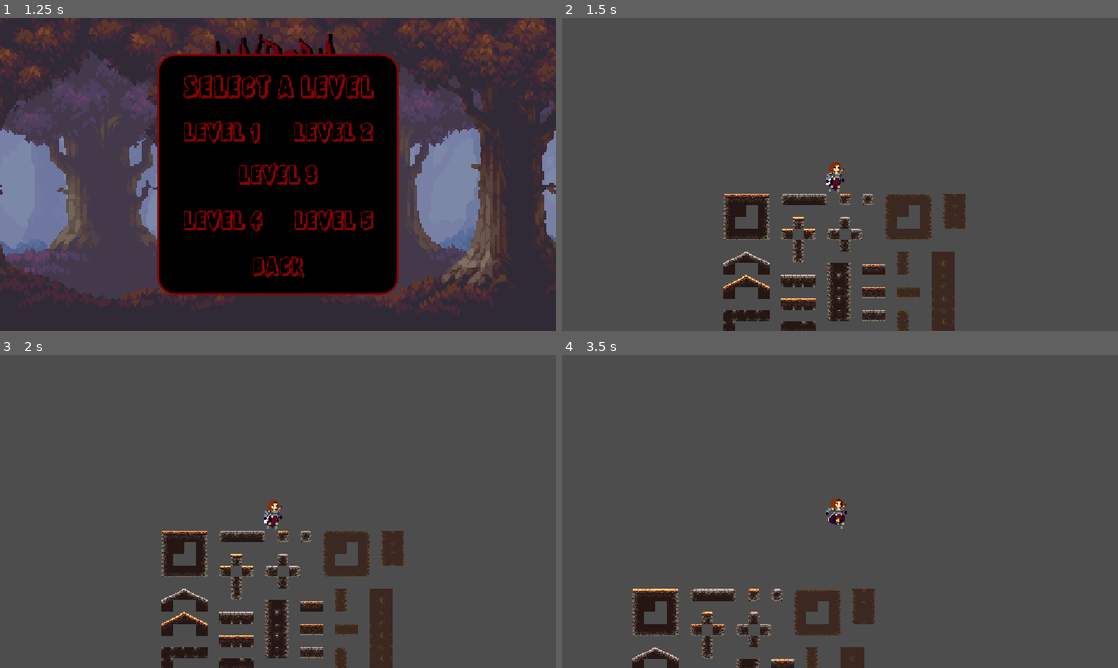
Above: before the commit, frames 1-4 (two rows, left to right).
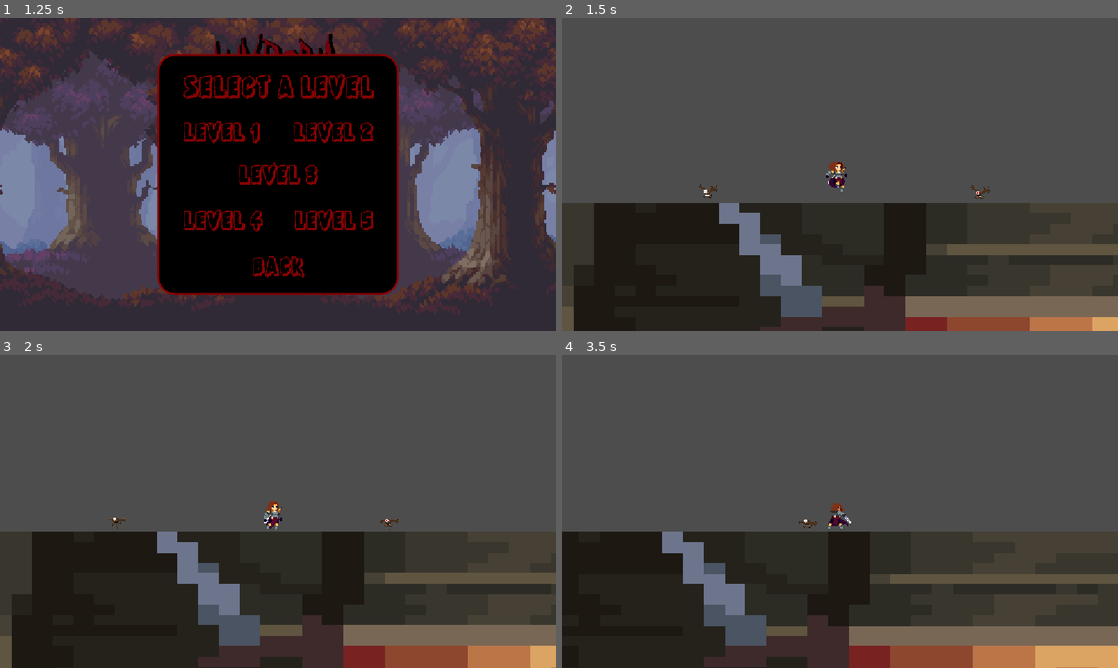
Above: after the commit, the same moments.

Repository: ALI-Yah1a/Jumporia
Game: Godot game, scene res://UI/main_menu.tscn
Same seed, same stepped clock (60 frames per second), same inputs: the game is played once before the commit and once after it.
Inputs:
- Up to frame 1 (1.25 s): click "START GAME" at 0.5 s
- Up to frame 2 (1.5 s): click "LEVEL 1" at 1.25 s
- Up to frame 3 (2 s): no input
- Up to frame 4 (3.5 s): hold Ctrl (attack) 2.03-2.78 s; hold Right (move_right) from 2.03 s (still down); tap Space (jump) at 2.27, 2.3, 2.57, 2.85, 3.02, 3.32 s; tap Ctrl (attack) at 3.05 s

Frame 1 is identical in both runs. In frame 2, 34% of the frame differs, in the area x 0-100%, y 46-100%; in frame 3, 36%; in frame 4, 36%.

Commit message:
finishing the enemy and creating a brova

Diff:
--- /dev/null
+++ b/Enemies/flying_eye.gd
@@ -0,0 +1,47 @@
+extends CharacterBody2D
+class_name Enemy
+
+@onready var animated_sprite_2d: AnimatedSprite2D = $AnimatedSprite2D
+@onready var collision_shape_2d: CollisionShape2D = $CollisionShape2D
+@onready var killzone: Area2D = $Killzone
+@onready var ground_ray: RayCast2D = $GroundRay
+
+
+var speed = 120
+var direction = 1
+var is_alive = true
+
+func _physics_process(delta):
+	if not is_alive:
+		return
+	if is_on_wall():
+		direction *= -1
+	if not ground_ray.is_colliding():
+		direction *= -1
+	velocity.x = speed * direction
+	move_and_slide()
+	if  direction != 0:
+		animated_sprite_2d.play("idle")
+		animated_sprite_2d.flip_h = direction < 0
+func die():
+	if not is_alive:
+		return
+	is_alive = false
+	velocity = Vector2.ZERO
+	animated_sprite_2d.play("death")
+	collision_shape_2d.disabled = true
+	killzone.monitoring = false
+	await get_tree().create_timer(0.5).timeout
+	queue_free()
+
+
+
+
+func _on_killzone_body_entered(body: Node2D) -> void:
+	if not is_alive:
+		return
+	if body.is_in_group("player"):
+		if body.is_attacking:
+			die()
+		else:
+			body.die()
--- /dev/null
+++ b/Enemies/flying_eye.tscn
@@ -0,0 +1,135 @@
+[gd_scene format=3 uid="uid://ck53418q83awx"]
+
+[ext_resource type="Texture2D" uid="uid://ysq2gbi3m3wo" path="res://Assets/monsters/Flying eye/Death.png" id="1_dxwml"]
+[ext_resource type="Script" uid="uid://3kxcou14gnku" path="res://Enemies/flying_eye.gd" id="1_u108g"]
+[ext_resource type="Texture2D" uid="uid://buomfxwhx1lte" path="res://Assets/monsters/Flying eye/Flight.png" id="2_u108g"]
+
+[sub_resource type="AtlasTexture" id="AtlasTexture_jjtvk"]
+atlas = ExtResource("1_dxwml")
+region = Rect2(0, 0, 150, 150)
+
+[sub_resource type="AtlasTexture" id="AtlasTexture_y2008"]
+atlas = ExtResource("1_dxwml")
+region = Rect2(150, 0, 150, 150)
+
+[sub_resource type="AtlasTexture" id="AtlasTexture_g6w8e"]
+atlas = ExtResource("1_dxwml")
+region = Rect2(300, 0, 150, 150)
+
+[sub_resource type="AtlasTexture" id="AtlasTexture_ld2bi"]
+atlas = ExtResource("1_dxwml")
+region = Rect2(450, 0, 150, 150)
+
+[sub_resource type="AtlasTexture" id="AtlasTexture_oenmk"]
+atlas = ExtResource("2_u108g")
+region = Rect2(0, 0, 150, 150)
+
+[sub_resource type="AtlasTexture" id="AtlasTexture_wi5rf"]
+atlas = ExtResource("2_u108g")
+region = Rect2(150, 0, 150, 150)
+
+[sub_resource type="AtlasTexture" id="AtlasTexture_fkfrr"]
+atlas = ExtResource("2_u108g")
+region = Rect2(300, 0, 150, 150)
+
+[sub_resource type="AtlasTexture" id="AtlasTexture_s0sjn"]
+atlas = ExtResource("2_u108g")
+region = Rect2(450, 0, 150, 150)
+
+[sub_resource type="AtlasTexture" id="AtlasTexture_sy5jv"]
+atlas = ExtResource("2_u108g")
+region = Rect2(600, 0, 150, 150)
+
+[sub_resource type="AtlasTexture" id="AtlasTexture_r62f1"]
+atlas = ExtResource("2_u108g")
+region = Rect2(750, 0, 150, 150)
+
+[sub_resource type="AtlasTexture" id="AtlasTexture_bche8"]
+atlas = ExtResource("2_u108g")
+region = Rect2(900, 0, 150, 150)
+
+[sub_resource type="AtlasTexture" id="AtlasTexture_wfibv"]
+atlas = ExtResource("2_u108g")
+region = Rect2(1050, 0, 150, 150)
+
+[sub_resource type="SpriteFrames" id="SpriteFrames_vbxno"]
+animations = [{
+"frames": [{
+"duration": 1.0,
+"texture": SubResource("AtlasTexture_jjtvk")
+}, {
+"duration": 1.0,
+"texture": SubResource("AtlasTexture_y2008")
+}, {
+"duration": 1.0,
+"texture": SubResource("AtlasTexture_g6w8e")
+}, {
+"duration": 1.0,
+"texture": SubResource("AtlasTexture_ld2bi")
+}],
+"loop": false,
+"name": &"death",
+"speed": 4.0
+}, {
+"frames": [{
+"duration": 1.0,
+"texture": SubResource("AtlasTexture_oenmk")
+}, {
+"duration": 1.0,
+"texture": SubResource("AtlasTexture_wi5rf")
+}, {
+"duration": 1.0,
+"texture": SubResource("AtlasTexture_fkfrr")
+}, {
+"duration": 1.0,
+"texture": SubResource("AtlasTexture_s0sjn")
+}, {
+"duration": 1.0,
+"texture": SubResource("AtlasTexture_sy5jv")
+}, {
+"duration": 1.0,
+"texture": SubResource("AtlasTexture_r62f1")
+}, {
+"duration": 1.0,
+"texture": SubResource("AtlasTexture_bche8")
+}, {
+"duration": 1.0,
+"texture": SubResource("AtlasTexture_wfibv")
+}],
+"loop": true,
+"name": &"idle",
+"speed": 10.0
+}]
+
+[sub_resource type="CapsuleShape2D" id="CapsuleShape2D_nd4ol"]
+radius = 13.0
+height = 26.0
+
+[sub_resource type="CircleShape2D" id="CircleShape2D_u108g"]
+radius = 15.0
+
+[node name="FlyingEye" type="CharacterBody2D" unique_id=803823254 groups=["enemies"]]
+collision_layer = 2
+collision_mask = 5
+script = ExtResource("1_u108g")
+
+[node name="AnimatedSprite2D" type="AnimatedSprite2D" parent="." unique_id=1346995025]
+sprite_frames = SubResource("SpriteFrames_vbxno")
+animation = &"idle"
+frame_progress = 0.3347282
+
+[node name="CollisionShape2D" type="CollisionShape2D" parent="." unique_id=1617140831]
+position = Vector2(5, 3)
+shape = SubResource("CapsuleShape2D_nd4ol")
+
+[node name="GroundRay" type="RayCast2D" parent="." unique_id=1634019320]
+position = Vector2(27, 0)
+target_position = Vector2(1, 39)
+
+[node name="Killzone" type="Area2D" parent="." unique_id=945410734]
+
+[node name="CollisionShape2D" type="CollisionShape2D" parent="Killzone" unique_id=1438074436]
+position = Vector2(5, 3)
+shape = SubResource("CircleShape2D_u108g")
+
+[connection signal="body_entered" from="Killzone" to="." method="_on_killzone_body_entered"]
--- a/Levels/level_1.tscn
+++ b/Levels/level_1.tscn
@@ -1,21 +1,49 @@
 [gd_scene format=3 uid="uid://cxq3vdx22uuio"]
 
 [ext_resource type="PackedScene" uid="uid://dfonmqdplowq4" path="res://MainCharacter/player.tscn" id="1_n0qsc"]
-[ext_resource type="Texture2D" uid="uid://ulueed11pqsu" path="res://Assets/tileset.png" id="2_dilhk"]
+[ext_resource type="Texture2D" uid="uid://dv8cpllrc1u34" path="res://Assets/decorations/shop.png" id="2_dilhk"]
+[ext_resource type="PackedScene" uid="uid://ck53418q83awx" path="res://Enemies/flying_eye.tscn" id="3_3mhv4"]
 
-[sub_resource type="SegmentShape2D" id="SegmentShape2D_3mhv4"]
-a = Vector2(-235, 41)
-b = Vector2(262, 41)
+[sub_resource type="SegmentShape2D" id="SegmentShape2D_n0qsc"]
+a = Vector2(-2223, 91)
+b = Vector2(1464, 83)
+
+[sub_resource type="RectangleShape2D" id="RectangleShape2D_3mhv4"]
+size = Vector2(2861.5, 496)
 
 [node name="Level_1" type="Node2D" unique_id=1878134694]
 
 [node name="Player" parent="." unique_id=862460250 instance=ExtResource("1_n0qsc")]
+position = Vector2(-1029, 22)
 
-[node name="StaticBody2D" type="StaticBody2D" parent="." unique_id=1804155820]
+[node name="StaticBody2D" type="StaticBody2D" parent="." unique_id=898289752]
 
-[node name="Sprite2D" type="Sprite2D" parent="StaticBody2D" unique_id=1193965584]
-position = Vector2(10, 223)
+[node name="Sprite2D" type="Sprite2D" parent="StaticBody2D" unique_id=774321767]
+position = Vector2(93.99999, 1146)
+rotation = 3.1415927
+scale = Vector2(42.953033, 21.494522)
 texture = ExtResource("2_dilhk")
 
-[node name="CollisionShape2D" type="CollisionShape2D" parent="StaticBody2D" unique_id=1387409760]
-shape = SubResource("SegmentShape2D_3mhv4")
+[node name="CollisionShape2D" type="CollisionShape2D" parent="StaticBody2D" unique_id=2098513397]
+shape = SubResource("SegmentShape2D_n0qsc")
+
+[node name="StaticBody2D2" type="StaticBody2D" parent="." unique_id=1254145683]
+
+[node name="Sprite2D" type="Sprite2D" parent="StaticBody2D2" unique_id=84981802]
+position = Vector2(-2419, -100)
+rotation = 3.1415927
+scale = Vector2(10, 5)
+texture = ExtResource("2_dilhk")
+
+[node name="CollisionShape2D" type="CollisionShape2D" parent="StaticBody2D2" unique_id=2065642906]
+position = Vector2(-3258.75, -133)
+shape = SubResource("RectangleShape2D_3mhv4")
+
+[node name="FlyingEye" parent="." unique_id=803823254 instance=ExtResource("3_3mhv4")]
+position = Vector2(-1749, 72)
+
+[node name="FlyingEye2" parent="." unique_id=1903014853 instance=ExtResource("3_3mhv4")]
+position = Vector2(-1279, 69)
+
+[node name="FlyingEye3" parent="." unique_id=693956637 instance=ExtResource("3_3mhv4")]
+position = Vector2(-715, 72)
--- a/MainCharacter/player.gd
+++ b/MainCharacter/player.gd
@@ -4,12 +4,12 @@
 @onready var animated_sprite_2d: AnimatedSprite2D = $AnimatedSprite2D
 @onready var attack_sfx: AudioStreamPlayer2D = $SFX/AttackSFX
 @onready var death_sfx: AudioStreamPlayer2D = $SFX/DeathSFX
-@onready var jump_sfx: AudioStreamPlayer2D = $SFX/JumpSFX
+
 @onready var run_sfx: AudioStreamPlayer2D = $SFX/RunSFX
 
+const SPEED = 280.0
+const JUMP_VELOCITY = -550.0
 
-const SPEED = 130.0
-const JUMP_VELOCITY = -350.0
 var direction = 0
 var is_attacking = false
 var can_attack = true
@@ -19,32 +19,29 @@
 		velocity.y = JUMP_VELOCITY
 	if event.is_action_pressed("attack") and can_attack:
 		attack()
+
 func _physics_process(delta):
 
-	if velocity.x != 0 and is_on_floor():
-		animated_sprite_2d.animation = "run"
-		if not run_sfx.playing:
-			run_sfx.play()
-	else:
-		animated_sprite_2d.animation = "idle"
-		run_sfx.stop()
+	if is_attacking:
+		velocity.x = 0
+		if not is_on_floor():
+			velocity += get_gravity() * delta
+		move_and_slide()
+		return
 
 	if not is_on_floor():
 		velocity += get_gravity() * delta
+
 	if Input.is_action_just_pressed("jump") and is_on_floor():
 		velocity.y = JUMP_VELOCITY
-		jump_sfx.play()
-
-	elif velocity.y > 0.0:
-		animated_sprite_2d.play("fall")
-
 
 
 	direction = Input.get_axis("move_left", "move_right")
+
 	if direction:
 		velocity.x = direction * SPEED
 	else:
-		velocity.x = move_toward(velocity.x, 0, SPEED )
+		velocity.x = move_toward(velocity.x, 0, SPEED)
 
 	move_and_slide()
 
@@ -53,32 +50,36 @@
 	elif direction == -1.0:
 		animated_sprite_2d.flip_h = true
 
-	if is_attacking:
-		velocity.x = 0
-		move_and_slide()
-		return
+	if not is_on_floor():
+		animated_sprite_2d.play("fall")
+		if run_sfx.playing:
+			run_sfx.stop()
+	elif velocity.x != 0:
+		animated_sprite_2d.play("run")
+		if not run_sfx.playing:
+			run_sfx.play()
+	else:
+		animated_sprite_2d.play("idle")
+		if run_sfx.playing:
+			run_sfx.stop()
+
 func attack():
 	is_attacking = true
 	can_attack = false
 	animated_sprite_2d.play("attack")
+	run_sfx.stop()
 	attack_sfx.play()
 	$Hitbox.monitoring = true
 
-
 func die():
-	print("Player is dying...")
-
 	set_physics_process(false)
 	animated_sprite_2d.play("death")
 	death_sfx.play()
-
 	await get_tree().create_timer(0.6).timeout
-
 	get_tree().reload_current_scene()
 
-
-func _on_animated_sprite_2d_animation_finished() -> void:
+func _on_animated_sprite_2d_animation_finished():
 	if animated_sprite_2d.animation == "attack":
 		is_attacking = false
 		can_attack = true
-		$Hitbox.monotoring = false
+		$Hitbox.monitoring = false
--- a/MainCharacter/player.tscn
+++ b/MainCharacter/player.tscn
@@ -46,7 +46,6 @@
 [ext_resource type="Texture2D" uid="uid://cfid86csy7ujt" path="res://Assets/player/Run/Warrior_Run_8.png" id="43_4k2tr"]
 [ext_resource type="AudioStream" uid="uid://1ii068be82va" path="res://Assets/sfx/Attack.mp3" id="45_vpnmn"]
 [ext_resource type="AudioStream" uid="uid://c5ix4dk3kbcv5" path="res://Assets/sfx/Death.mp3" id="46_o5g4p"]
-[ext_resource type="AudioStream" uid="uid://cqyi7t4asx2t5" path="res://Assets/sfx/Jump.mp3" id="47_hytr0"]
 [ext_resource type="AudioStream" uid="uid://cglng2htowt6a" path="res://Assets/sfx/Run.mp3" id="48_5ytso"]
 [ext_resource type="Script" uid="uid://cme11iljnoscg" path="res://MainCharacter/hitbox.gd" id="49_vpnmn"]
 
@@ -89,9 +88,9 @@
 "duration": 1.0,
 "texture": ExtResource("12_rxskx")
 }],
-"loop": true,
+"loop": false,
 "name": &"attack",
-"speed": 10.0
+"speed": 20.0
 }, {
 "frames": [{
 "duration": 1.0,
@@ -220,7 +219,7 @@
 a = Vector2(0, -12)
 b = Vector2(0, 14)
 
-[node name="Player" type="CharacterBody2D" unique_id=862460250]
+[node name="Player" type="CharacterBody2D" unique_id=862460250 groups=["player"]]
 scale = Vector2(2, 2)
 script = ExtResource("1_ykwn3")
 
@@ -230,8 +229,8 @@
 sprite_frames = SubResource("SpriteFrames_uok1l")
 animation = &"attack"
 autoplay = "idle"
-frame = 8
-frame_progress = 0.6985587
+frame = 11
+frame_progress = 1.0
 
 [node name="CollisionShape2D" type="CollisionShape2D" parent="." unique_id=221998998]
 position = Vector2(-4, 3)
@@ -248,14 +247,12 @@
 [node name="DeathSFX" type="AudioStreamPlayer2D" parent="SFX" unique_id=2133206557]
 stream = ExtResource("46_o5g4p")
 
-[node name="JumpSFX" type="AudioStreamPlayer2D" parent="SFX" unique_id=1311248117]
-stream = ExtResource("47_hytr0")
-
 [node name="RunSFX" type="AudioStreamPlayer2D" parent="SFX" unique_id=1621157113]
 stream = ExtResource("48_5ytso")
 
 [node name="Hitbox" type="Area2D" parent="." unique_id=1355488582]
 position = Vector2(29, 4)
+monitoring = false
 script = ExtResource("49_vpnmn")
 
 [node name="CollisionShape2D" type="CollisionShape2D" parent="Hitbox" unique_id=1851917317]
--- a/project.godot
+++ b/project.godot
@@ -27,6 +27,11 @@
 [editor_plugins]
 
 enabled=PackedStringArray("res://addons/godot_super-wakatime/plugin.cfg")
+
+[global_group]
+
+enemies=""
+player=""
 
 [input]
 
Not shown, added: Enemies/flying_eye.gd.uid
